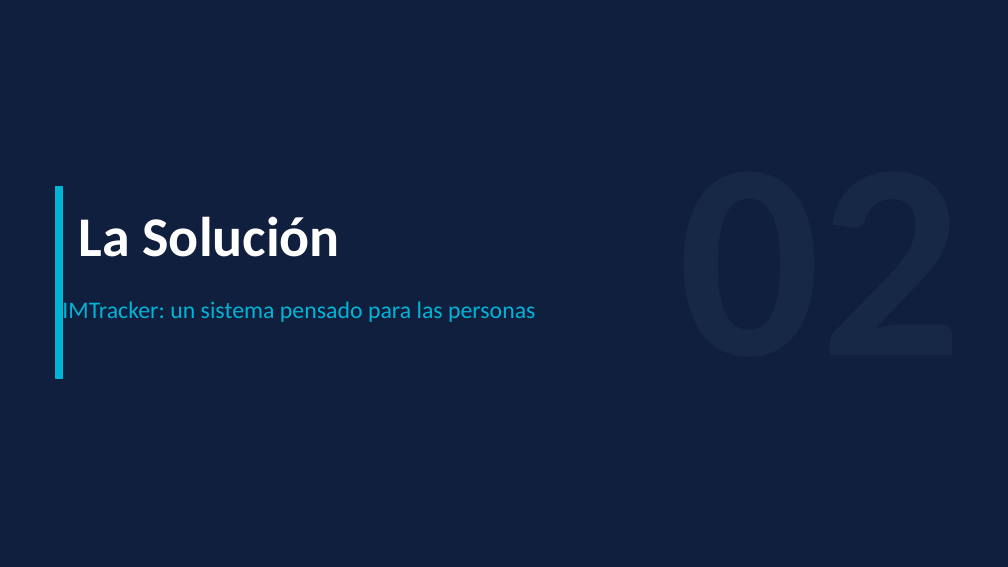
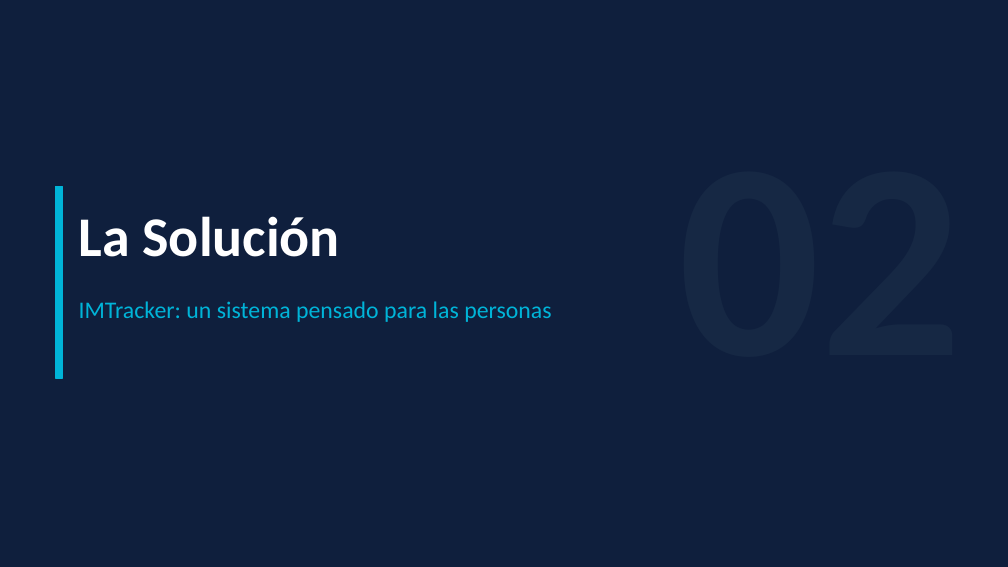
Before and after one commit to imartor99/IMTracker-ProyectoINTEGRADO-IgnacioMT, a slide deck: slide 5 of docs_requerida/IMTracker_Presentacion.odp. Drawn at 1008x567 pixels with LibreOffice and Linux fonts; fonts in the diff are those of the drawing. Boxes give left, top, right and bottom in pixels: in the first picture for what was removed or moved away, otherwise in the second. Text is boxed around its words. In the diff, an @@ line names an element or a change of style, - is before the commit and + after.

```diff
--- a/docs_requerida/IMTracker_Presentacion.odp
+++ b/docs_requerida/IMTracker_Presentacion.odp
@@ text "IMTracker: un sistema pensado para ..." rewrapped from <box>62,298,535,325</box> to <box>79,301,551,322</box> @@
```
Also in this commit, not shown: 16 other slides changed, 2 slides added, 2 other files.
